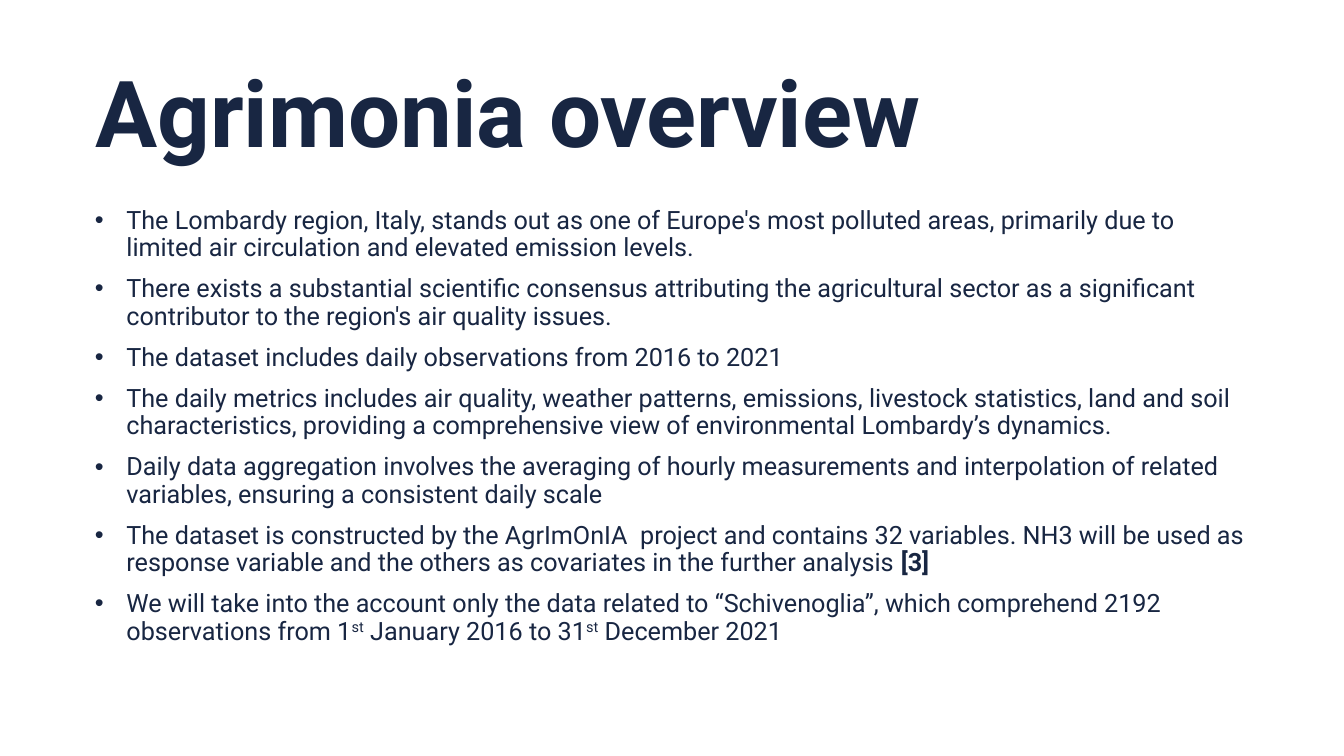
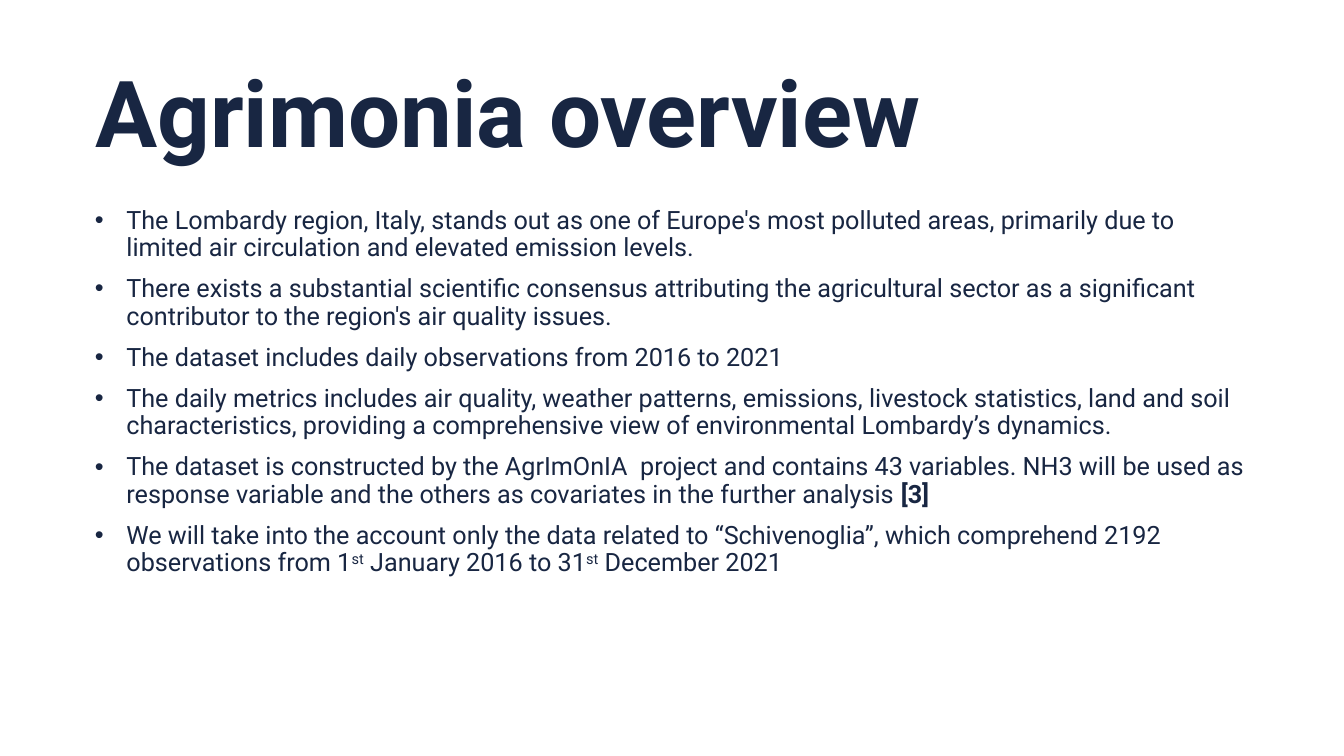
Before and after one commit to silviufilote/S4HDD, a slide deck: slide 7 of Time series project/documentation/slides.pptx. Drawn at 1344x756 pixels with LibreOffice and Linux fonts; fonts in the diff are those of the drawing; background and template pictures are left out. Boxes give left, top, right and bottom in pixels: in the first picture for what was removed or moved away, otherwise in the second. Text is boxed around its words. In the diff, an @@ line names an element or a change of style, - is before the commit and + after.

```diff
--- a/Time series project/documentation/slides.pptx
+++ b/Time series project/documentation/slides.pptx
@@ text at (x1=126, y1=456, x2=1244, y2=509): text changed @@
-• Daily data aggregation involves the averaging of hourly measurements and interpolation of related variables, ensuring a consistent daily scale
-• The dataset is constructed by the AgrImOnIA project and contains 32 variables. NH3 will be used as response variable and the others as covariates in the further analysis [3]
+• The dataset is constructed by the AgrImOnIA project and contains 43 variables. NH3 will be used as response variable and the others as covariates in the further analysis [3]
```
Also in this commit, not shown: 5 other slides changed, 3 other files.
